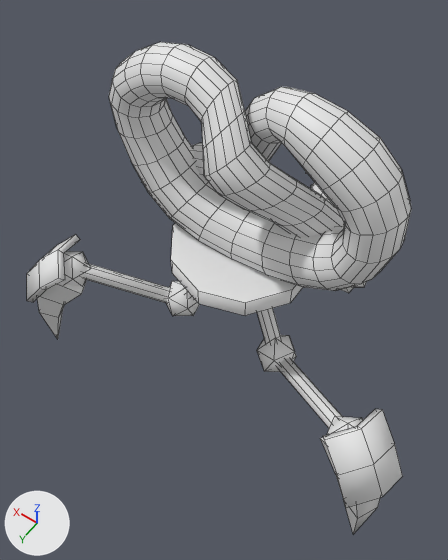
What one commit did to the FBX model Assets/Art/Characters/Crandell/crandell.fbx.
The view is the same before and after, from a 50 mm lens placed at (-3.01, 3.83, 9.4), pointed at (0.14, -0.59, 2.46). Every picture has the same lights, and +X, +Y and +Z are marked at lower left. Mesh edges are drawn as thin lines.
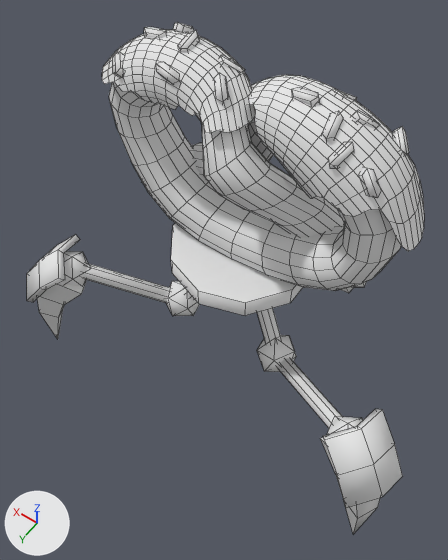
Where the change shows, as pixel boxes [x1, y1, x2, y2] in the pictures (448 x 560 px):
```json
{"object": "Cylinder.000", "change": "added", "after": [102, 22, 424, 251], "faces in mat_material_001 (white #e7e7e7)": [102, 30, 424, 251], "faces in mat_material_002 (white #e7e7e7)": [113, 22, 409, 198]}
```

Edits to the scene script, one JSON object a line:
```json
{"op": "add", "block": "mat_material_001", "code": ["mat_material_001 = principled_material('Material.001')", "mat_material_001.base_color = (0.8, 0.8, 0.8)  # white #e7e7e7", "mat_material_001.roughness = 0.69"]}
{"op": "add", "block": "mat_material_002", "code": ["mat_material_002 = principled_material('Material.002')", "mat_material_002.base_color = (0.8, 0.8, 0.8)  # white #e7e7e7", "mat_material_002.roughness = 0.69"]}
{"op": "add", "block": "me_cylinder_004", "code": ["me_cylinder_004 = bpy.data.meshes.new('Cylinder.004')", "me_cylinder_004.from_pydata(...)  # 648 vertices, 548 faces; spans x -2.18..2.09, y -1.46..-0.23, z 4.58..5.87", "# faces by material slot: [408, 140]", "me_cylinder_004.materials.append(mat_material_001)  # white #e7e7e7", "me_cylinder_004.materials.append(mat_material_002)  # white #e7e7e7"]}
{"op": "add", "block": "ob_cylinder_000", "code": ["ob_cylinder_000 = bpy.data.objects.new('Cylinder.000', me_cylinder_004)", "ob_cylinder_000.location = (0.0, 0.0, 0.0)"]}
```
